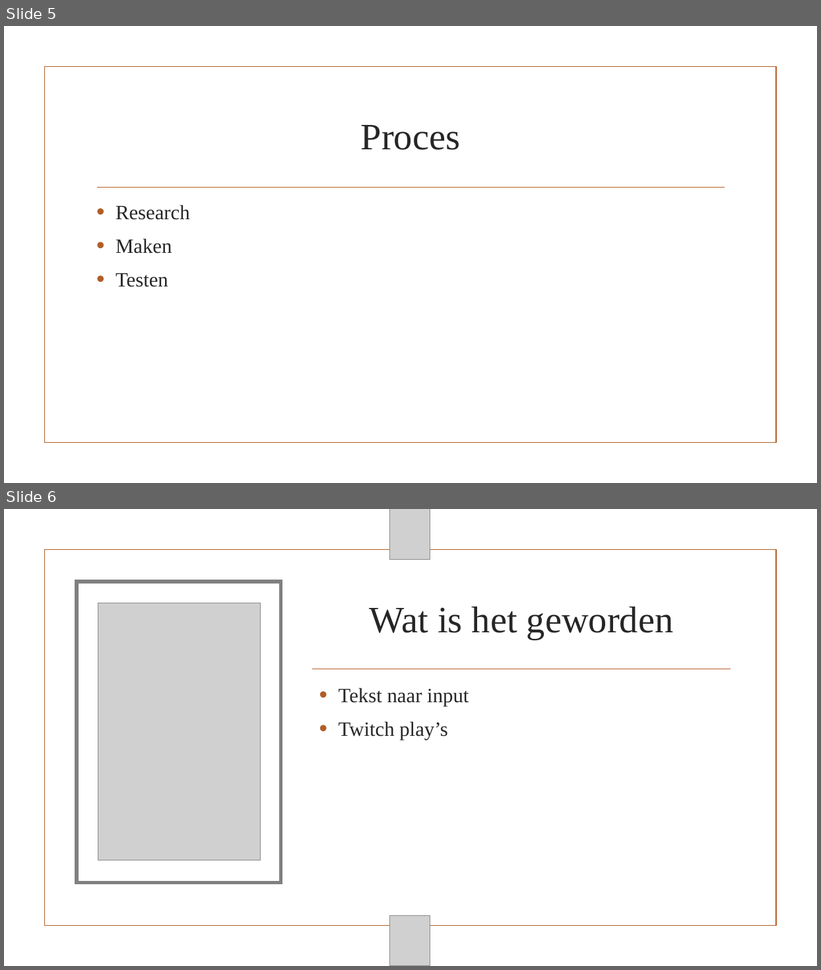
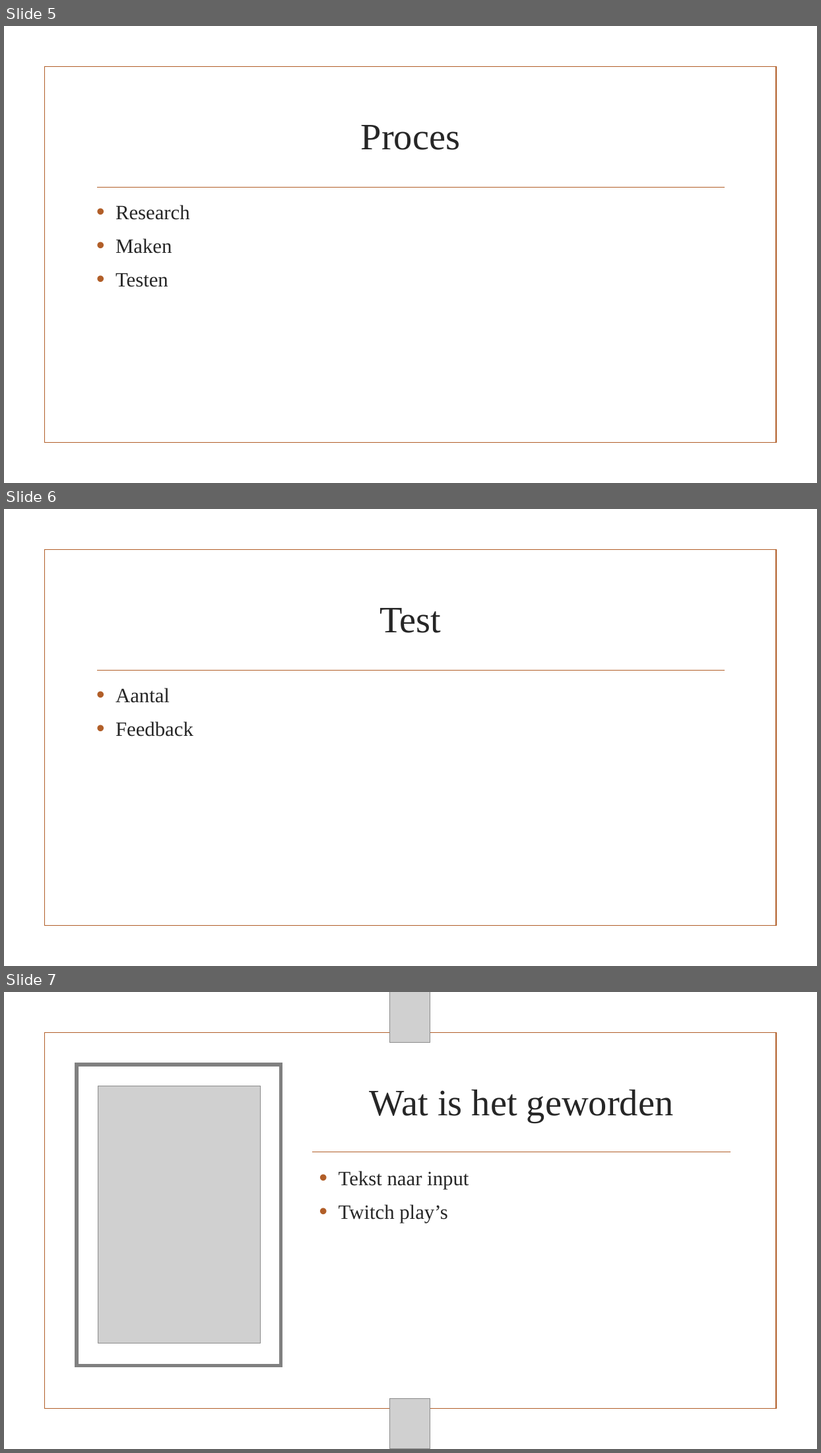
Before and after one commit to blizzard190/in-output, a slide deck: Portfolio/Speech to text to input.pptx. Shown one above the other, each under a label of ours: slides 5 and 6 before the commit, slides 5, 6 and 7 after it. The pictures are 821x970 and 821x1453 pixels, drawn with LibreOffice and Linux fonts; fonts in the diff are those of the drawing; grey boxes stand for pictures; background and template pictures are left out. Boxes give left, top, right and bottom in pixels: in the first picture for what was removed or moved away, otherwise in the second. Text is boxed around its words. In the diff, an @@ line names an element or a change of style, - is before the commit and + after.

```diff
--- a/Portfolio/Speech to text to input.pptx
+++ b/Portfolio/Speech to text to input.pptx
@@ slide 6 added at (x1=4, y1=509, x2=817, y2=966), background picture (left out); not listed: 2 template elements that a slide beside it also shows @@
@@ title added at (x1=380, y1=608, x2=441, y2=633), 44 pt, text #262626 @@
+Test
@@ text added at (x1=116, y1=688, x2=193, y2=737), 24 pt, text #262626 @@
+• Aantal
+• Feedback
@@ what was slide 6 is now slide 7 @@
```
